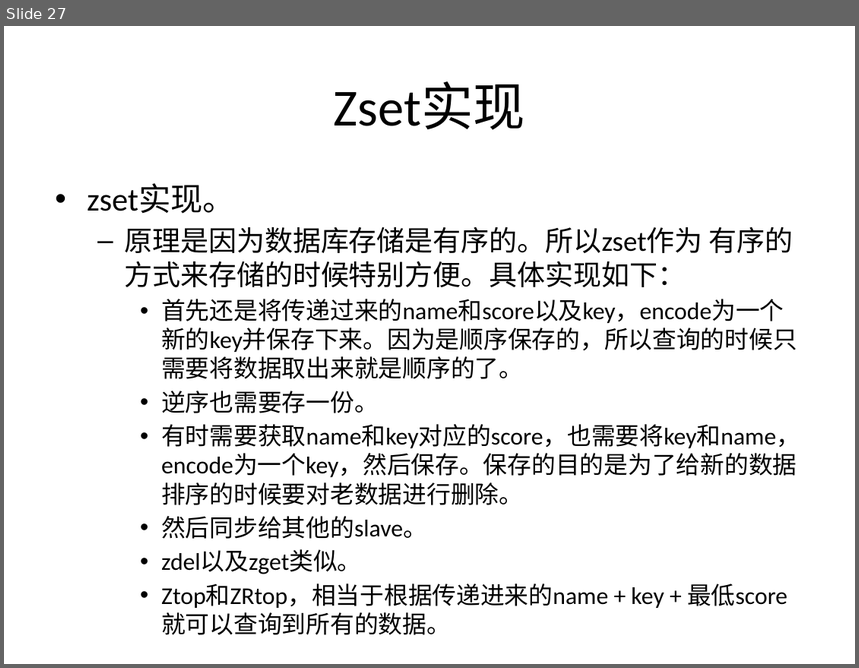
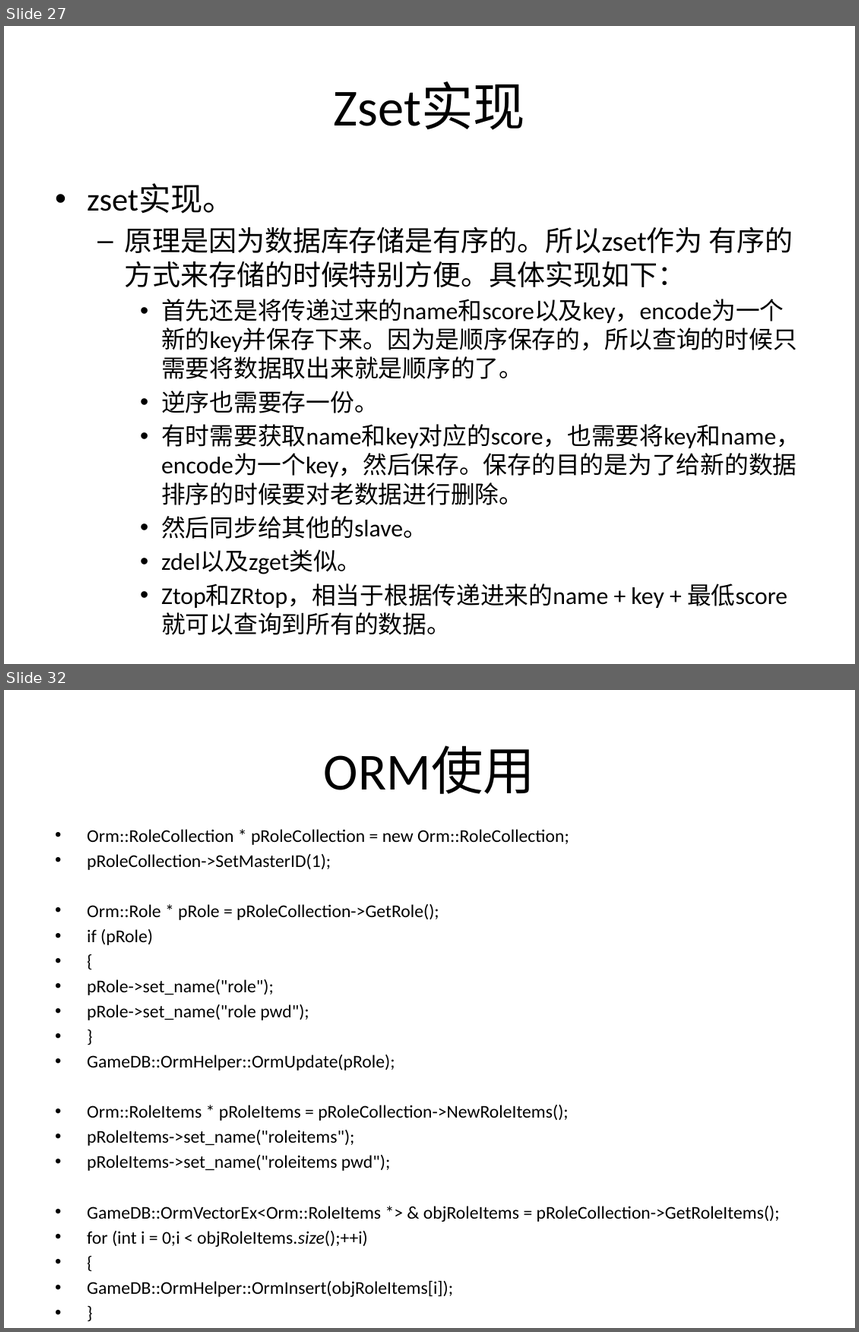
Before and after one commit to woopengcheng/GameLib, a slide deck: 数据库简单介绍.pptx. Shown one above the other, each under a label of ours: slide 27 before the commit, slides 27 and 32 after it; the slides between them are not shown. The pictures are 859x668 and 859x1332 pixels, drawn with LibreOffice and Linux fonts; fonts in the diff are those of the drawing. Boxes give left, top, right and bottom in pixels: in the first picture for what was removed or moved away, otherwise in the second. Text is boxed around its words. In the diff, an @@ line names an element or a change of style, - is before the commit and + after.

```diff
--- a/数据库简单介绍.pptx
+++ b/数据库简单介绍.pptx
@@ slide 32 added at [4,690,855,1328], background #FFFFFF @@
@@ title added at [324,746,535,794], 44 pt, text #000000 @@
+ORM使用
@@ text added at [87,829,780,1297], 15.2 pt, text #000000 @@
+• Orm::RoleCollection * pRoleCollection = new Orm::RoleCollection;
+• pRoleCollection->SetMasterID(1);
+• Orm::Role * pRole = pRoleCollection->GetRole();
+• if (pRole)
+• {
+• pRole->set_name("role");
+• pRole->set_name("role pwd");
+• }
+• GameDB::OrmHelper::OrmUpdate(pRole);
+• Orm::RoleItems * pRoleItems = pRoleCollection->NewRoleItems();
+• pRoleItems->set_name("roleitems");
+• pRoleItems->set_name("roleitems pwd");
+• GameDB::OrmVectorEx<Orm::RoleItems *> & objRoleItems = pRoleCollection->GetRoleItems();
+• for (int i = 0;i < objRoleItems.size();++i)
+• {
+• GameDB::OrmHelper::OrmInsert(objRoleItems[i]);
+• }
```
Also in this commit, not shown: 8 slides changed, 4 other slides added, 1 slide removed, 3 other files.
